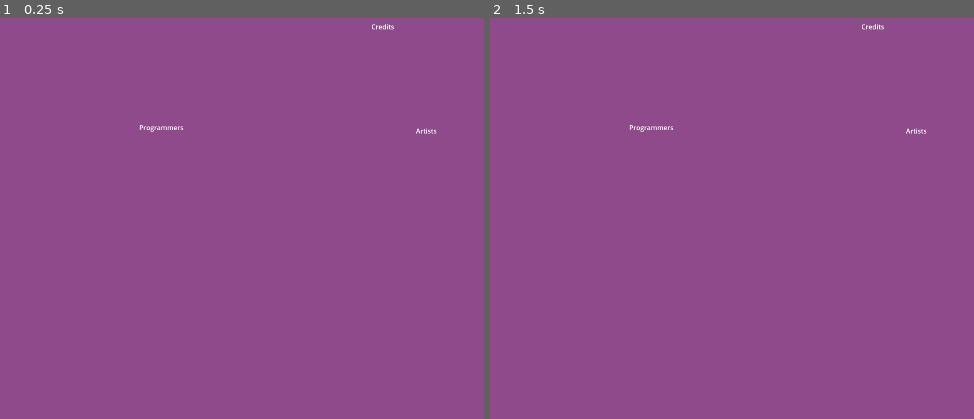
Above: before the commit, frames 1-2 (left to right).
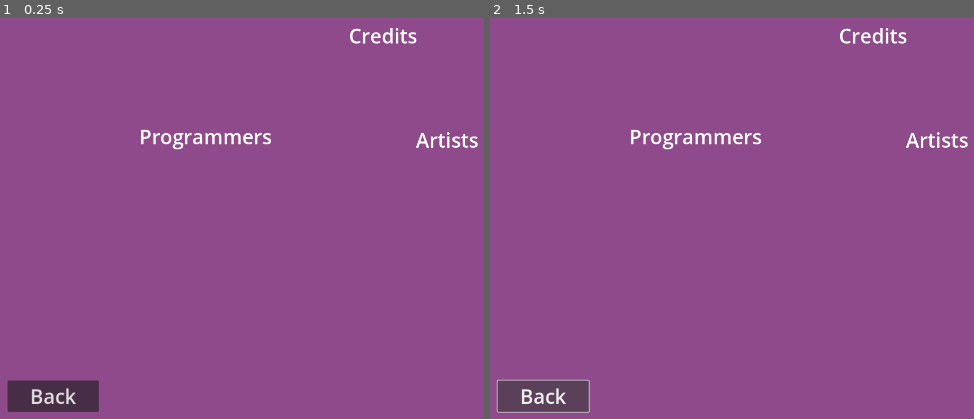
Above: after the commit, the same moments.

Repository: BrownRISDGameDevelopers/suitors-proposal
Game: Godot game, scene res://scenes/Credits.tscn
Two runs of this game, one before a commit and one after it. Both use one fixed random seed, a clock stepped at 60 frames per second and the inputs below. This scene is started directly instead of the project's main scene.
Inputs (mouse positions are in pixels of both pictures, inside the frame that each line leads up to):
- Up to frame 1 (0.25 s): no input
- Up to frame 2 (1.5 s): click (543, 394) at 0.5 s, where only the run after the commit has a clickable "Back"

The runs differ from the first frame. In frame 1, 2.6% of the frame differs, in the area x 1-99%, y 1-99%; in frame 2, 2.7%.

Commit message:
add back button to credits

Diff:
--- a/scenes/Credits.tscn
+++ b/scenes/Credits.tscn
@@ -27,6 +27,7 @@
 offset_right = 735.0
 offset_bottom = 165.0
 grow_horizontal = 2
+theme_override_font_sizes/font_size = 48
 text = "Credits"
 horizontal_alignment = 1
 
@@ -36,6 +37,7 @@
 offset_top = 340.0
 offset_right = 747.0
 offset_bottom = 407.0
+theme_override_font_sizes/font_size = 48
 text = "Programmers"
 
 [node name="ArtistsLabel" type="Label" parent="ColorRect"]
@@ -44,4 +46,14 @@
 offset_top = 348.0
 offset_right = 1411.0
 offset_bottom = 415.0
+theme_override_font_sizes/font_size = 48
 text = "Artists"
+
+[node name="Button" type="Button" parent="ColorRect"]
+layout_mode = 0
+offset_left = 59.0
+offset_top = 959.0
+offset_right = 278.0
+offset_bottom = 1032.0
+theme_override_font_sizes/font_size = 48
+text = "Back"
